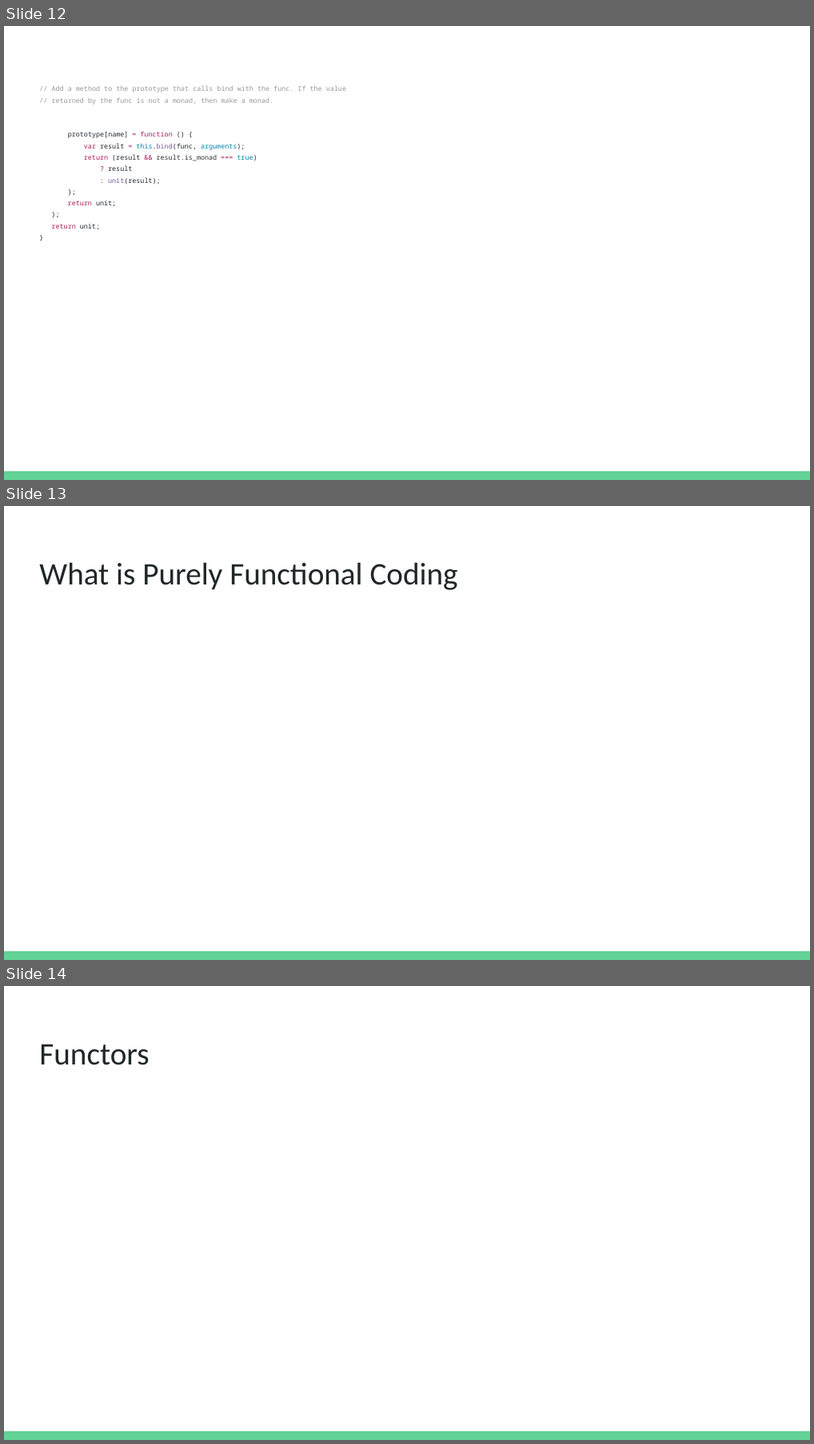
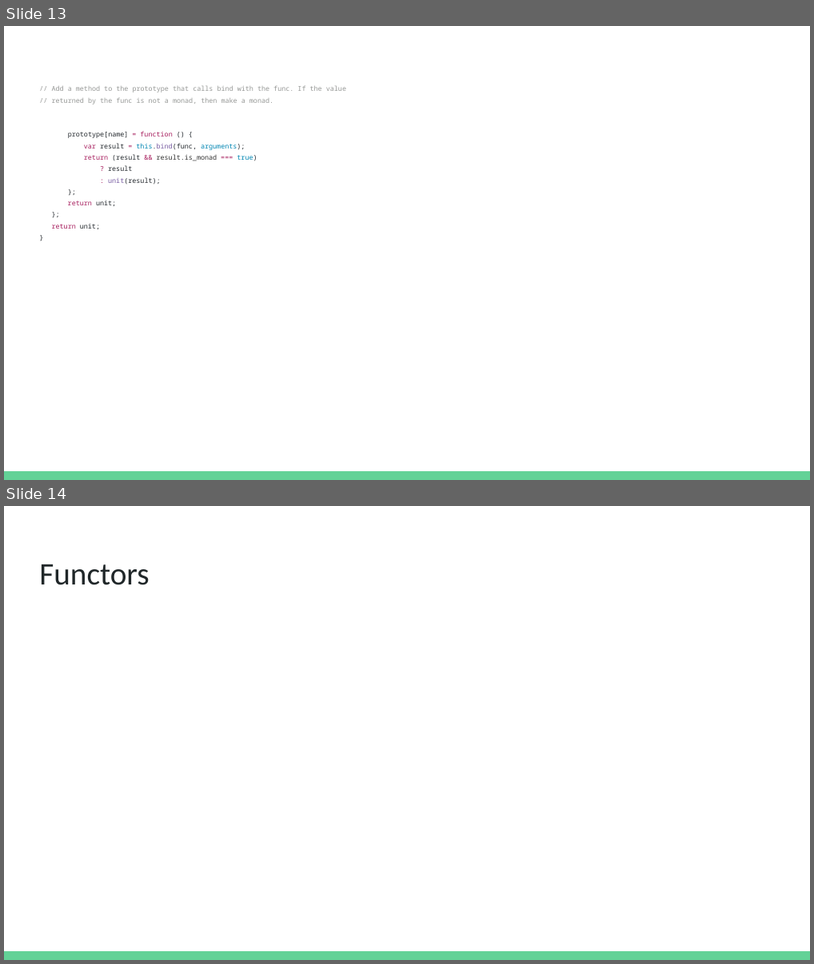
Before and after one commit to seanwestfall/purescript_presentation, a slide deck: pptx/PureScript- JS.la presentation.pptx. Shown one above the other, each under a label of ours: slides 12, 13 and 14 before the commit, slides 13 and 14 after it. The pictures are 814x1444 and 814x964 pixels, drawn with LibreOffice and Linux fonts; fonts in the diff are those of the drawing. Boxes give left, top, right and bottom in pixels: in the first picture for what was removed or moved away, otherwise in the second. Text is boxed around its words. In the diff, an @@ line names an element or a change of style, - is before the commit and + after.

```diff
--- a/pptx/PureScript- JS.la presentation.pptx
+++ b/pptx/PureScript- JS.la presentation.pptx
@@ slide 13 removed at (x1=4, y1=506, x2=810, y2=960), background #FFFFFF; not listed: 1 template element that a slide beside it also shows @@
@@ title removed at (x1=39, y1=562, x2=458, y2=590) @@
-What is Purely Functional Coding
@@ what was slide 12 is now slide 13 @@
```
Also in this commit, not shown: 1 slide changed, 2 slides added, 1 other slide removed.
